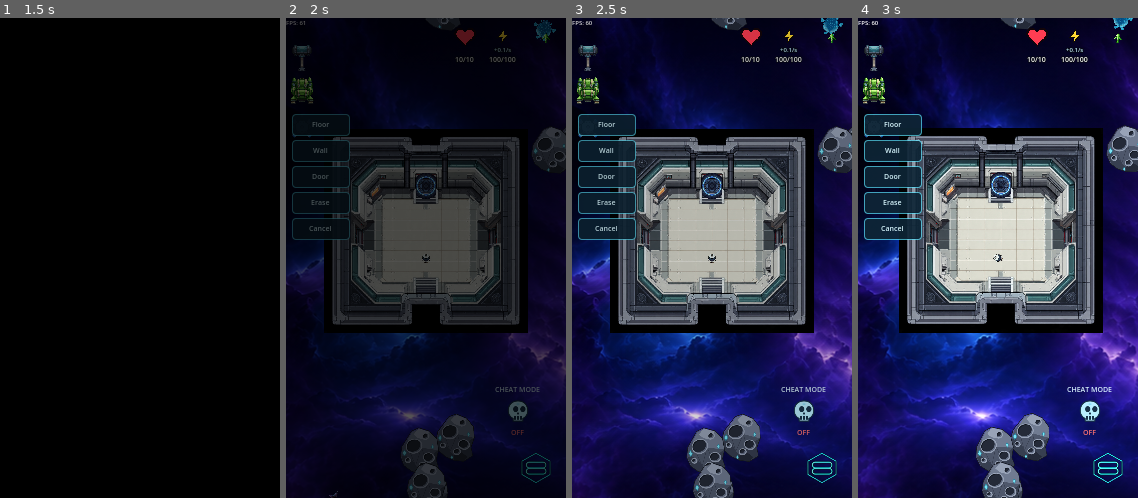
Above: before the commit, frames 1-4 (left to right).
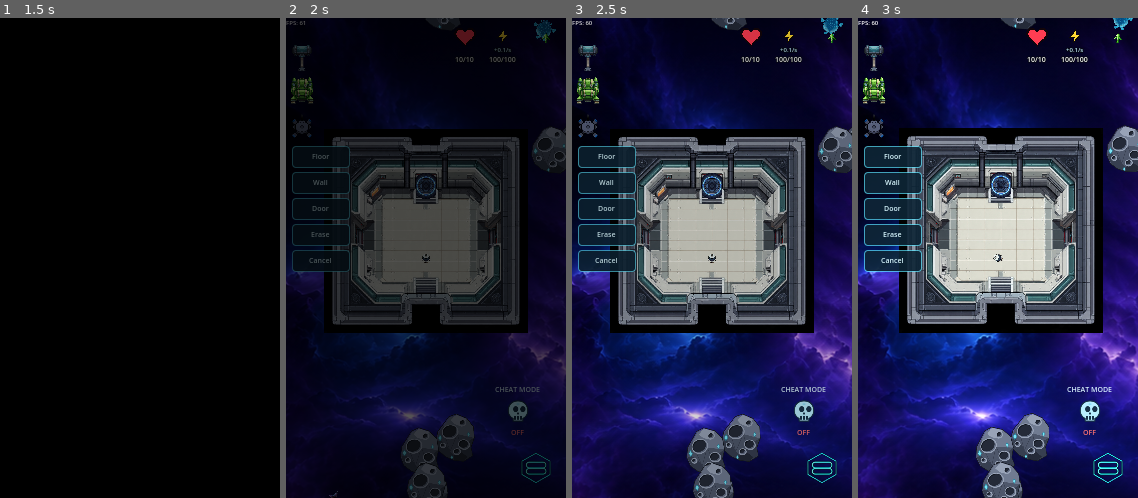
Above: after the commit, the same moments.

Repository: wildane/ShootingStar
Game: Godot game, scene res://scene/main_menu/main_menu.tscn
The game is run twice, just before and just after one commit, with the same random seed, the same clock (stepped at 60 frames per second) and the same inputs.
Inputs (mouse positions are in pixels of both pictures, inside the frame that each line leads up to):
- Up to frame 1 (1.5 s): click "New Game" at 0.5 s; click "New Game" at 1.25 s
- Up to frame 2 (2 s): no input
- Up to frame 3 (2.5 s): tap Enter at 2 s; drag from (712, 186) to (770, 234) at 2.02 s
- Up to frame 4 (3 s): drag from (942, 282) to (998, 234) at 2.77 s

Frame 1 is identical in both runs. In frame 2, 1.8% of the frame differs, in the area x 2-23%, y 20-53%; in frame 3, 4.1%; in frame 4, 4.3%.

Commit message:
Betulkan HUD bina, kolider dinding untuk musuh, dan halang solar atas struktur
- Turunkan lajur butang Floor/Wall/Door supaya tidak bertindih dengan butang Weapon Attachment.
- Musuh/ikan (HuskLurker, AquaHuskMiniBoss, PutterFish, GalaxyFish, Piranha) kini mengesan layer dinding BuildGrid supaya tidak menembusi dinding.
- Solar Module tidak lagi boleh diletak di atas lantai/dinding/pintu atau rancangan; ada_struktur_di_kawasan() jadi semakan tetap di BuildGrid.

Diff:
--- a/scene/GalaxyFish/GalaxyFish.tscn
+++ b/scene/GalaxyFish/GalaxyFish.tscn
@@ -15,7 +15,7 @@
 [node name="Spacefish" type="CharacterBody2D" unique_id=586787864 groups=["enemy"]]
 scale = Vector2(0.5, 0.5)
 collision_layer = 128
-collision_mask = 65538
+collision_mask = 65546
 input_pickable = true
 safe_margin = 10.0
 script = ExtResource("1_rmibn")
--- a/scene/Mob/AquaHuskMiniBoss/AquaHuskMiniBoss.tscn
+++ b/scene/Mob/AquaHuskMiniBoss/AquaHuskMiniBoss.tscn
@@ -9,7 +9,7 @@
 
 [node name="AquaHuskMiniBoss" type="CharacterBody2D" groups=["enemy", "enemies", "miniboss"]]
 collision_layer = 128
-collision_mask = 3
+collision_mask = 11
 safe_margin = 4.0
 script = ExtResource("1_boss")
 peluru_lendir = ExtResource("3_lendir")
--- a/scene/Mob/HuskLurker/HuskLurker.tscn
+++ b/scene/Mob/HuskLurker/HuskLurker.tscn
@@ -11,7 +11,7 @@
 
 [node name="HuskLurker" type="CharacterBody2D" groups=["enemy", "enemies"]]
 collision_layer = 128
-collision_mask = 3
+collision_mask = 11
 safe_margin = 4.0
 script = ExtResource("1_husk")
 peluru_lendir = ExtResource("3_lendir")
--- a/scene/Mob/Piranha/Piranha.tscn
+++ b/scene/Mob/Piranha/Piranha.tscn
@@ -17,7 +17,7 @@
 y_sort_enabled = true
 scale = Vector2(0.5, 0.5)
 collision_layer = 128
-collision_mask = 65538
+collision_mask = 65546
 safe_margin = 10.0
 script = ExtResource("1_nq4by")
 chase_speed = 40.0
--- a/scene/Mob/PutterFish/PutterFish.tscn
+++ b/scene/Mob/PutterFish/PutterFish.tscn
@@ -15,7 +15,7 @@
 
 [node name="PutterFish" type="CharacterBody2D" unique_id=965554040 groups=["enemy"]]
 collision_layer = 128
-collision_mask = 65539
+collision_mask = 65547
 script = ExtResource("1_8qpun")
 wander_speed = 10.0
 home_speed = 10.0
--- a/scene/level_3/build_system/BuildGrid.gd
+++ b/scene/level_3/build_system/BuildGrid.gd
@@ -90,7 +90,9 @@
 	add_child(kanvas)
 
 	var lajur := VBoxContainer.new()
-	lajur.position = Vector2(6, 96)
+	# Diturunkan supaya tidak bertindih dengan butang Weapon Attachment di
+	# MarginContainer atas kiri (Inventory + Weapon Attachment).
+	lajur.position = Vector2(6, 128)
 	lajur.add_theme_constant_override("separation", 4)
 	kanvas.add_child(lajur)
 
@@ -355,6 +357,19 @@
 			if item.has("kemajuan"):
 				_bina_kemajuan[g] = clampf(float(item.get("kemajuan", 0.0)), 0.0, 0.99)
 	queue_redraw()
+
+# Dipakai preview bangunan luar (contoh: Solar Module) supaya struktur yang
+# dibina pemain (lantai/dinding/pintu, termasuk yang masih berstatus rancangan)
+# tidak boleh ditindih. Bangunan luar hanya sah di permukaan kosong.
+func ada_struktur_di_kawasan(rect_dunia: Rect2) -> bool:
+	var sel_awal := _sel_dari_dunia(to_local(rect_dunia.position))
+	var sel_akhir := _sel_dari_dunia(to_local(rect_dunia.end))
+	for x in range(mini(sel_awal.x, sel_akhir.x), maxi(sel_awal.x, sel_akhir.x) + 1):
+		for y in range(mini(sel_awal.y, sel_akhir.y), maxi(sel_awal.y, sel_akhir.y) + 1):
+			var g := Vector2i(x, y)
+			if _tile.has(g) or _rancang.has(g):
+				return true
+	return false
 
 func boleh_bina(g: Vector2i) -> bool:
 	if _tile.has(g) or _rancang.has(g):
--- a/scene/level_3/build_system/SolarModule/SolarModule.gd
+++ b/scene/level_3/build_system/SolarModule/SolarModule.gd
@@ -320,6 +320,16 @@
 func _on_butang_cancel_pressed() -> void:
 	queue_free()
 
+# Tapak (footprint) modul dalam koordinat dunia, diambil daripada bentuk
+# kolider preview supaya semakan struktur guna saiz sebenar.
+func _rect_tapak() -> Rect2:
+	if is_instance_valid(area_penderia):
+		for anak in area_penderia.get_children():
+			if anak is CollisionShape2D and anak.shape is RectangleShape2D:
+				var saiz: Vector2 = (anak.shape as RectangleShape2D).size * anak.global_scale
+				return Rect2(global_position - saiz * 0.5, saiz)
+	return Rect2(global_position - Vector2(9, 17), Vector2(18, 34))
+
 func imbas_menggunakan_skala_inspector() -> void:
 	# ==========================================
 	# SEMAK JARAK PLAYER (WAJIB HAD 150PX)
@@ -340,6 +350,18 @@
 		if sprite: sprite.modulate = Color(1.0, 0.3, 0.3, 0.5)
 		boleh_pasang = false
 		return
+
+	# ==========================================
+	# SEMAKAN: BANGUNAN LUAR HANYA DI PERMUKAAN KOSONG
+	# Solar Module tidak boleh diletak di atas struktur binaan pemain
+	# (lantai/dinding/pintu), termasuk yang masih berstatus rancangan.
+	# ==========================================
+	var grid = get_tree().get_first_node_in_group("BuildGrid")
+	if is_instance_valid(grid) and grid.has_method("ada_struktur_di_kawasan"):
+		if grid.ada_struktur_di_kawasan(_rect_tapak()):
+			if sprite: sprite.modulate = Color(1.0, 0.3, 0.3, 0.5)
+			boleh_pasang = false
+			return
 
 	# ==========================================
 	# SEMAKAN: BERTINDIH ATAS OBJEK LAIN
